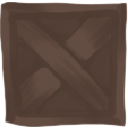
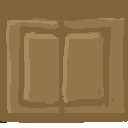
The second 128px x 128px image is a revision of the first. Changes to its layers:
added group "environmnet tiles" with 22 layers above "Layer 19" over bbox(0, 0, 128, 127)
added layer "wall top copy" in group "environmnet tiles" over bbox(0, 0, 128, 123)
hid "Layer 19", painted on it over bbox(0, 0, 128, 127)
